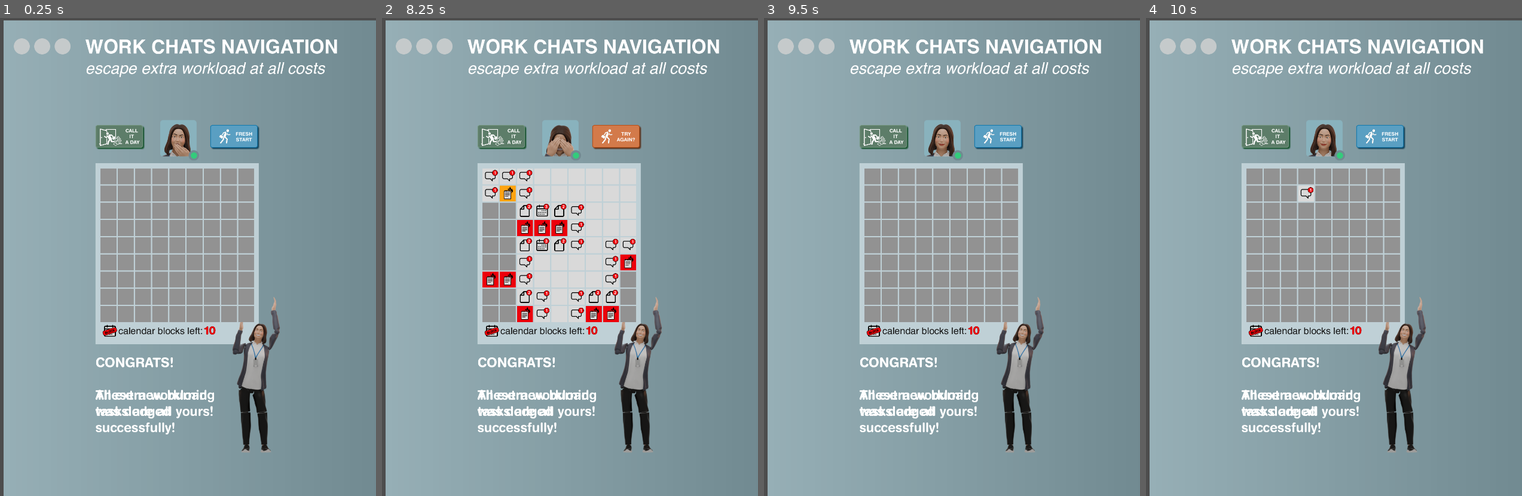
Above: before the commit, frames 1-4 (left to right).
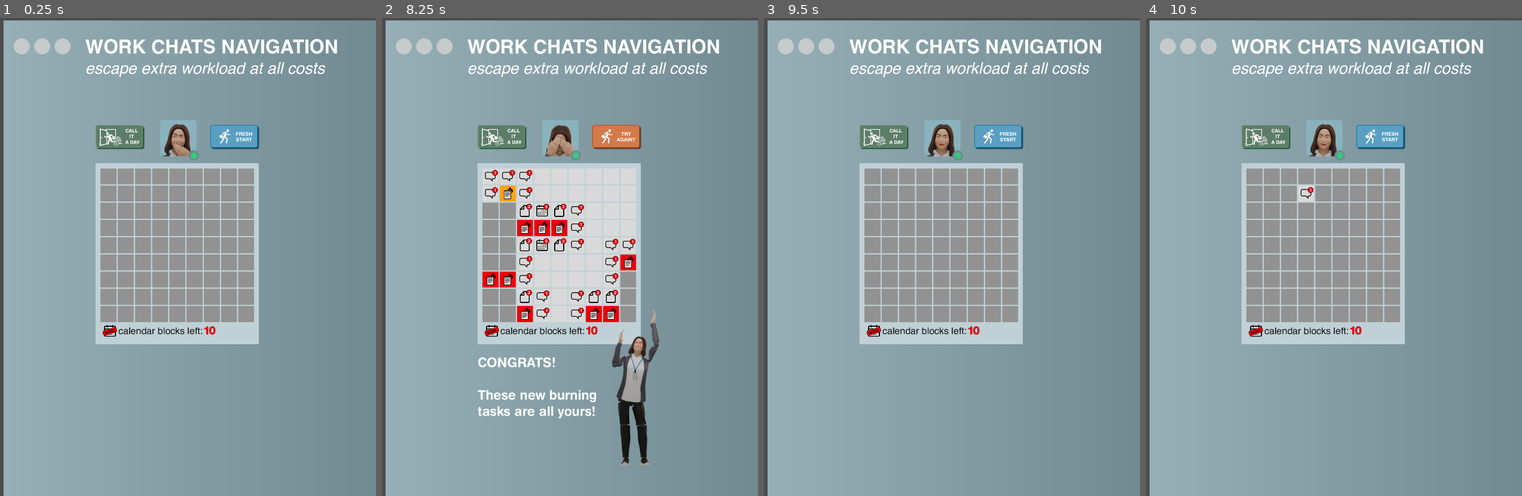
Above: after the commit, the same moments.

Repository: grkovalev/office-game
Game: Godot game, scene res://minesweeper.tscn
Same seed, same stepped clock (60 frames per second), same inputs: the game is played once before the commit and once after it. This scene is started directly instead of the project's main scene.
Inputs (mouse positions are in pixels of both pictures, inside the frame that each line leads up to):
- Up to frame 1 (0.25 s): no input
- Up to frame 2 (8.25 s): click (491, 175) at 0.52 s; click (506, 175) at 1.27 s; click (524, 175) at 2.02 s; click (543, 175) at 2.77 s; click (558, 175) at 3.52 s; click (577, 175) at 4.27 s; click (592, 175) at 5.02 s; click (611, 175) at 5.77 s; click (626, 175) at 6.52 s; click (491, 194) at 7.27 s; click (506, 194) at 8.02 s
- Up to frame 3 (9.5 s): click (906, 194) at 8.77 s
- Up to frame 4 (10 s): click (1307, 194) at 9.52 s

The runs differ from the first frame. In frame 1, 2.9% of the frame differs, in the area x 25-75%, y 58-91%; in frame 2, 2.1%; in frame 3, 2.9%; in frame 4, 2.9%.

Commit message:
winlost message pop up
added winlost message pop up but image texture is not working

Diff:
--- a/minesweeper.gd
+++ b/minesweeper.gd
@@ -5,10 +5,11 @@
 @onready var avaAnim: AnimatedSprite2D = $Window/avatar_slack
 @onready var number_calblocks: Label = $Window/number_calblocks
 @onready var restartbtn: TextureButton = $Window/restartbtn
-
+@onready var winlostmsg = get_node_or_null("Window/winlostmsg")
 
 signal game_over_signal
 signal new_game_signal
+signal game_won_signal
 
 
 var board:Board
@@ -123,6 +124,8 @@
 
 		btn.set_tile(danger_level + 1)
 		number_calblocks.text = str(max_flags - board.flags)
+		if _check_win():
+			_game_won()
 		return
 	var opened = board.open_adjacent_cells(btn.column_index, btn.row_index)
 	for v in opened:
@@ -132,8 +135,14 @@
 			cell.set_tile(1)
 			continue
 		cell.set_tile(c_danger_level + 1)
+	if _check_win():
+		_game_won()
 
 func _game_over():
+	var flagged_bomb_count := 0
+	for cell in board.cells:
+		if cell.has_mine and cell.has_flag:
+			flagged_bomb_count += 1
 	for c in range(board.columns):
 		for r in range(board.rows):
 			var cell = board._get_cell_state(c,r)
@@ -147,10 +156,24 @@
 					btn.set_tile(8)
 	avaAnim.play("lost")
 	gg = true
+	if winlostmsg:
+		winlostmsg.show_lose(flagged_bomb_count)
 	emit_signal("game_over_signal")
+
+func _game_won() -> void:
+	gg = true
+	avaAnim.play("win")
+	if winlostmsg:
+		winlostmsg.show_win()
+	emit_signal("game_won_signal")
+
+func _check_win() -> bool:
+	return board.is_won()
 
 func _new_game():
 	gg = false
+	if winlostmsg:
+		winlostmsg.hide_msg()
 	avaAnim.play("def_center")
 	if bomb_animation_timer != null:
 		bomb_animation_timer.stop()
@@ -249,6 +272,12 @@
 			_get_cell_state(column_index - 1, row_index + 1).has_mine)
 		)
 		return int(row_has_mines) + int(column_has_mines) + int(diag1_has_mines) + int(diag2_has_mines)
+
+	func is_won() -> bool:
+		for cell in cells:
+			if not cell.has_mine and not cell.open:
+				return false
+		return true
 
 	func _is_inside_board(column_index: int, row_index:int) -> bool:
 		return !_is_outside_board(column_index, row_index)
--- a/minesweeper.tscn
+++ b/minesweeper.tscn
@@ -19,6 +19,7 @@
 [ext_resource type="Texture2D" uid="uid://cy2eejtdigm46" path="res://ui_buttons/minesweeper/minesweeper_ui_atlas.png" id="16_8neyo"]
 [ext_resource type="Script" uid="uid://cthnwkgja4w3y" path="res://animbttn.gd" id="18_2so26"]
 [ext_resource type="Script" uid="uid://dd6o4yn6x0t88" path="res://textureswitch.gd" id="19_r43nf"]
+[ext_resource type="Script" uid="uid://7skceusyb6wf" path="res://winlostmsg.gd" id="20_ldu3r"]
 [ext_resource type="Texture2D" uid="uid://cw3mwlvmuauub" path="res://ui_buttons/minesweeper/winlostatlas.png" id="20_mxn5k"]
 
 [sub_resource type="Gradient" id="Gradient_k6kum"]
@@ -237,10 +238,11 @@
 normal_texture = SubResource("AtlasTexture_mxn5k")
 try_again_texture = SubResource("AtlasTexture_ldu3r")
 
-[node name="winlostmsg" type="Node" parent="Window"]
+[node name="winlostmsg" type="Node2D" parent="Window"]
+script = ExtResource("20_ldu3r")
 
 [node name="winlostimg" type="Sprite2D" parent="Window/winlostmsg"]
-position = Vector2(816, 1120)
+position = Vector2(808, 1160)
 texture = ExtResource("20_mxn5k")
 region_enabled = true
 region_rect = Rect2(0, 0, 256, 512)
@@ -261,7 +263,7 @@
 [node name="losttext" type="Label" parent="Window/winlostmsg"]
 offset_left = 320.0
 offset_top = 1056.0
-offset_right = 682.0
+offset_right = 695.0
 offset_bottom = 1308.0
 theme_override_fonts/font = ExtResource("6_crrax")
 theme_override_font_sizes/font_size = 40
--- /dev/null
+++ b/winlostmsg.gd
@@ -0,0 +1,64 @@
+extends Node2D
+
+@onready var winlostimg: Sprite2D = $winlostimg
+@onready var wintext: Label = $wintext
+@onready var losttext: Label = $losttext
+@export var win_atlas: Texture2D
+@export var win_atlas_columns: int = 4
+@export var win_cell_size: Vector2i = Vector2i(256, 512)
+@export var win_animation_speed: float = 0.3
+
+var _win_atlas_tex: AtlasTexture
+var _win_anim_timer: Timer
+var _win_frame: int = 0
+
+func _ready() -> void:
+	_win_anim_timer = Timer.new()
+	_win_anim_timer.one_shot = false
+	_win_anim_timer.timeout.connect(_on_win_anim_tick)
+	add_child(_win_anim_timer)
+	hide_msg()
+
+func _get_atlas_region(index: int) -> Rect2:
+	var col: int = index % win_atlas_columns
+	var row: int = index / win_atlas_columns
+	return Rect2(
+		Vector2(col * win_cell_size.x, row * win_cell_size.y),
+		Vector2(win_cell_size.x, win_cell_size.y)
+	)
+
+func _on_win_anim_tick() -> void:
+	_win_frame = 1 - _win_frame
+	if _win_atlas_tex:
+		_win_atlas_tex.region = _get_atlas_region(_win_frame)
+
+func show_win() -> void:
+	_win_anim_timer.stop()
+	if win_atlas:
+		if _win_atlas_tex == null:
+			_win_atlas_tex = AtlasTexture.new()
+			_win_atlas_tex.atlas = win_atlas
+		_win_frame = 0
+		_win_atlas_tex.region = _get_atlas_region(0)
+		winlostimg.texture = _win_atlas_tex
+		_win_anim_timer.wait_time = win_animation_speed
+		_win_anim_timer.start()
+	wintext.visible = true
+	losttext.visible = false
+	show()
+
+func show_lose(flagged_bomb_count: int = 0) -> void:
+	_win_anim_timer.stop()
+	if win_atlas:
+		var idx: int = clampi(11 - flagged_bomb_count, 0, 11)
+		var tex := AtlasTexture.new()
+		tex.atlas = win_atlas
+		tex.region = _get_atlas_region(idx)
+		winlostimg.texture = tex
+	wintext.visible = false
+	losttext.visible = true
+	show()
+
+func hide_msg() -> void:
+	_win_anim_timer.stop()
+	hide()
Not shown: 1 places in minesweeper.tscn that only renumber resources
Not shown, added: winlostmsg.gd.uid
